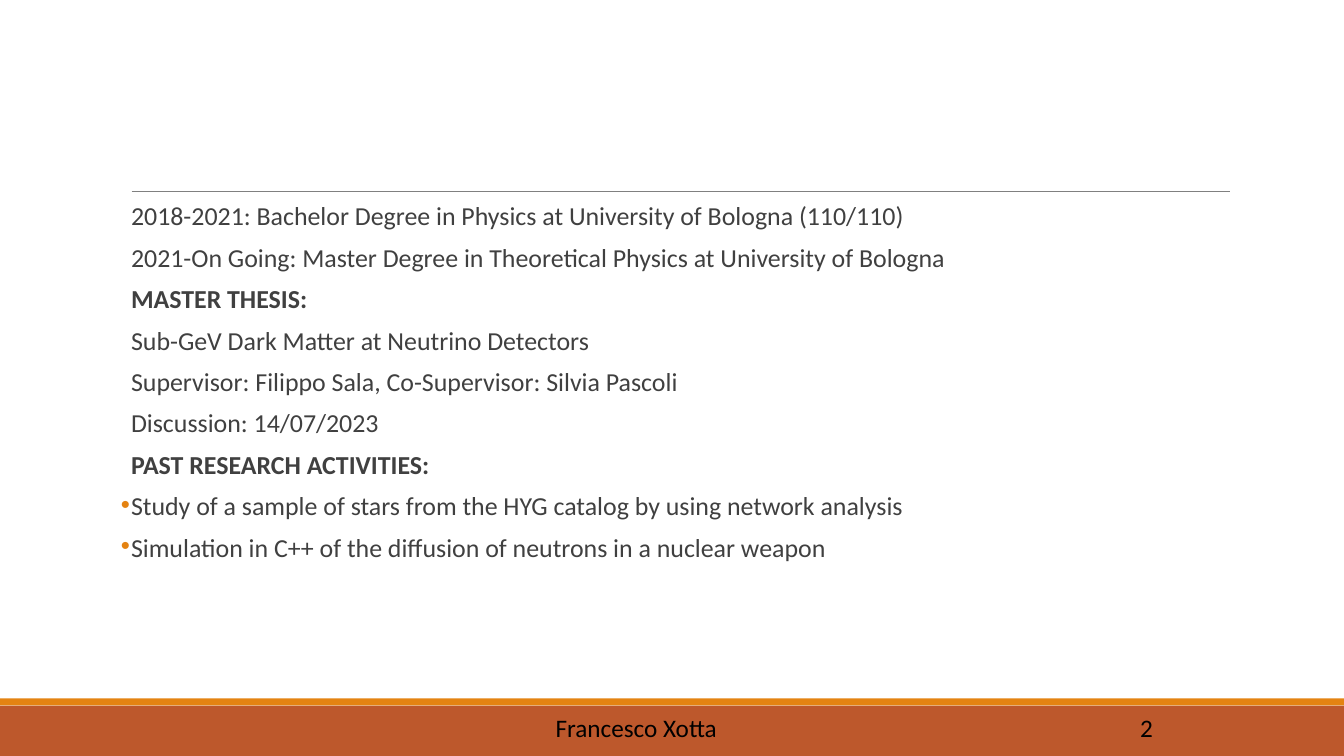
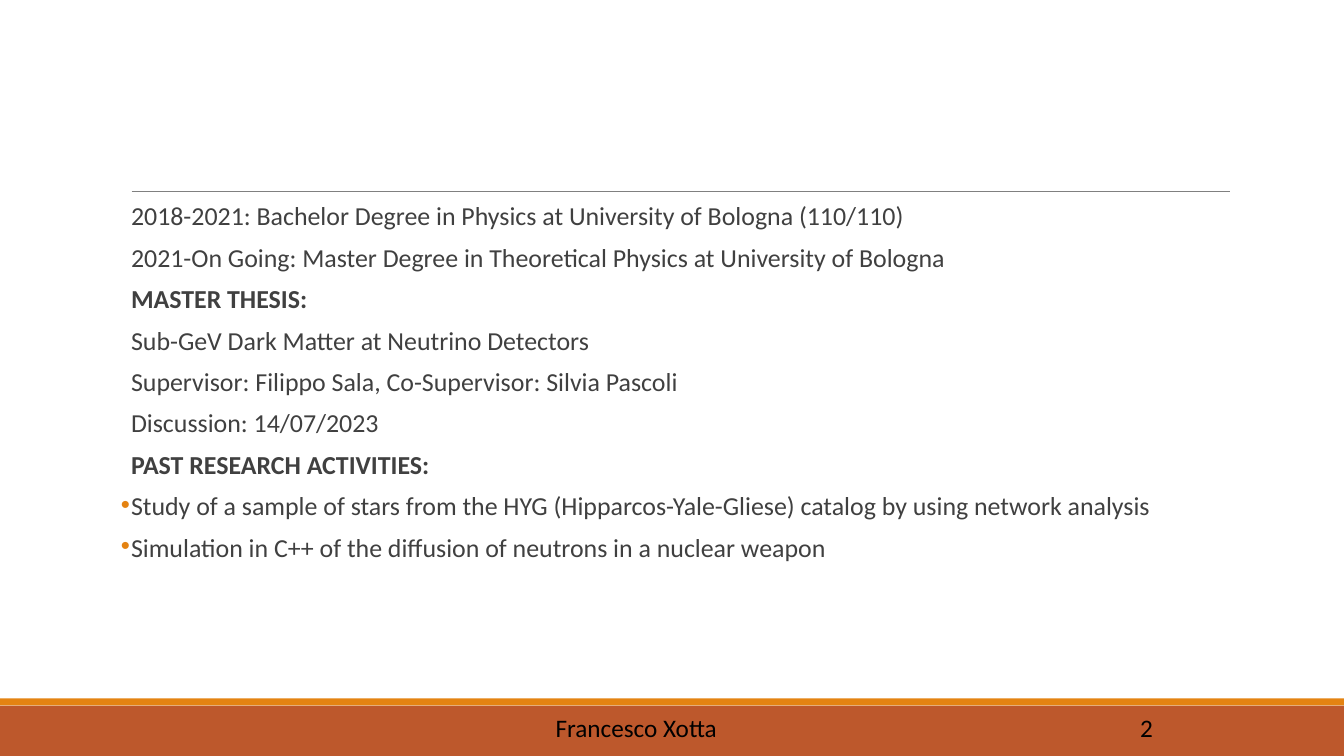
Before and after one commit to X0774/SimulationofGCE, a slide deck: slide 2 of Presentation.pptm. Drawn at 1344x756 pixels with LibreOffice and Linux fonts; fonts in the diff are those of the drawing. Boxes give left, top, right and bottom in pixels: in the first picture for what was removed or moved away, otherwise in the second. Text is boxed around its words. In the diff, an @@ line names an element or a change of style, - is before the commit and + after.

```diff
--- a/Presentation.pptm
+++ b/Presentation.pptm
@@ text at (x1=131, y1=496, x2=1150, y2=520): text changed @@
-• Study of a sample of stars from the HYG catalog by using network analysis
+• Study of a sample of stars from the HYG (Hipparcos-Yale-Gliese) catalog by using network analysis
```
Also in this commit, not shown: 10 other slides changed, 3 slides added.
